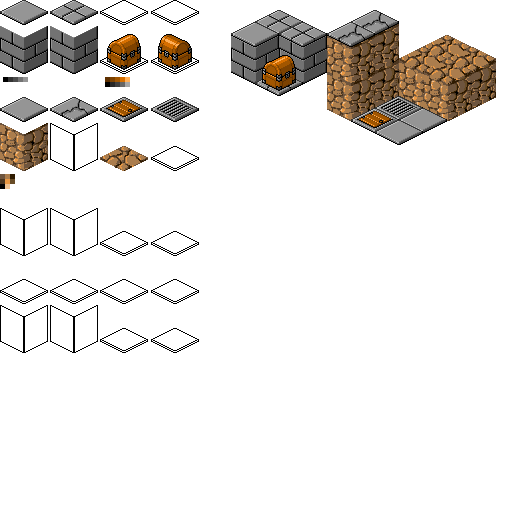
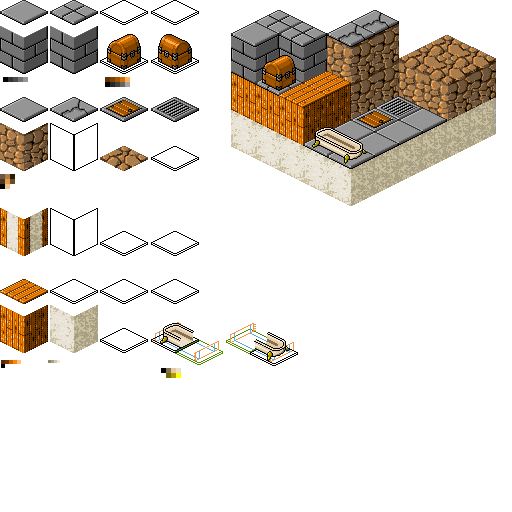
Layers edited between the first and the second 512 x 512 image:
painted on "testing" over [0, 71, 496, 378]
added layer "Layer 21(pasted)" above "Layer 20(pasted)" over [0, 208, 98, 368]
added layer "Layer 20(pasted)" above "sprites" over [0, 208, 48, 304]
painted on "sprites" over [0, 71, 496, 378]
painted on "patters" over [0, 71, 448, 378]
